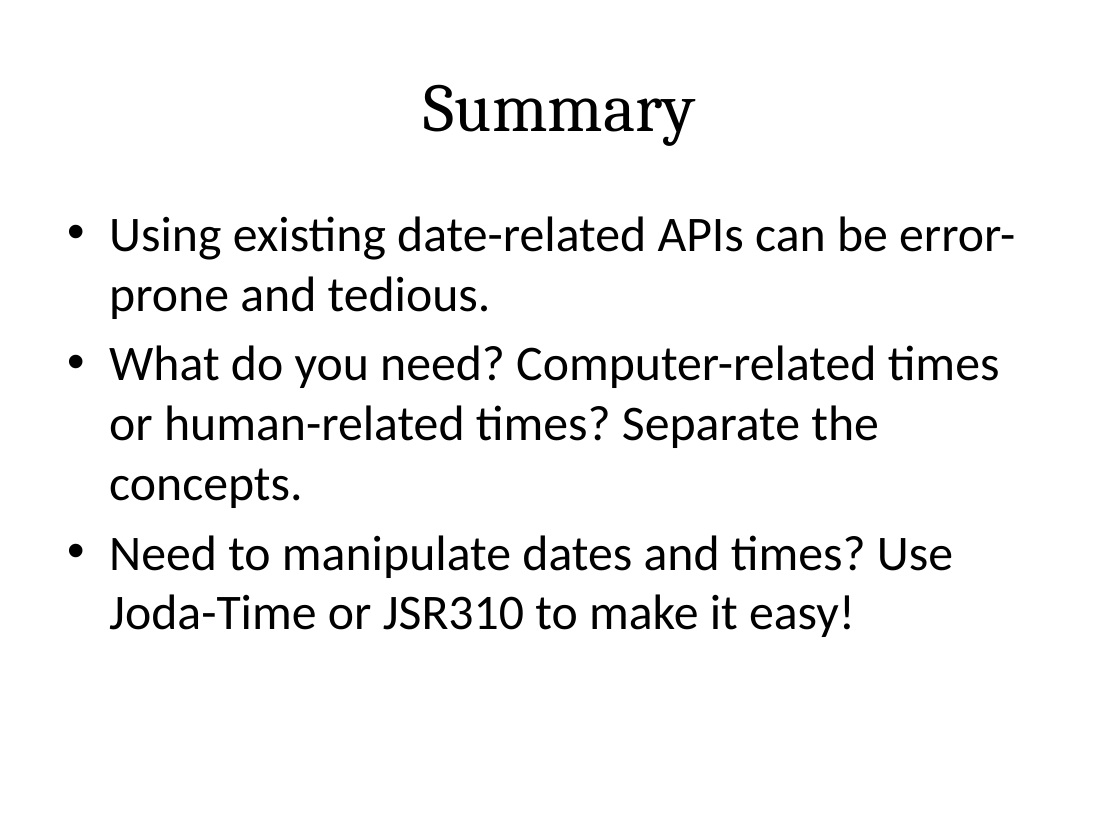
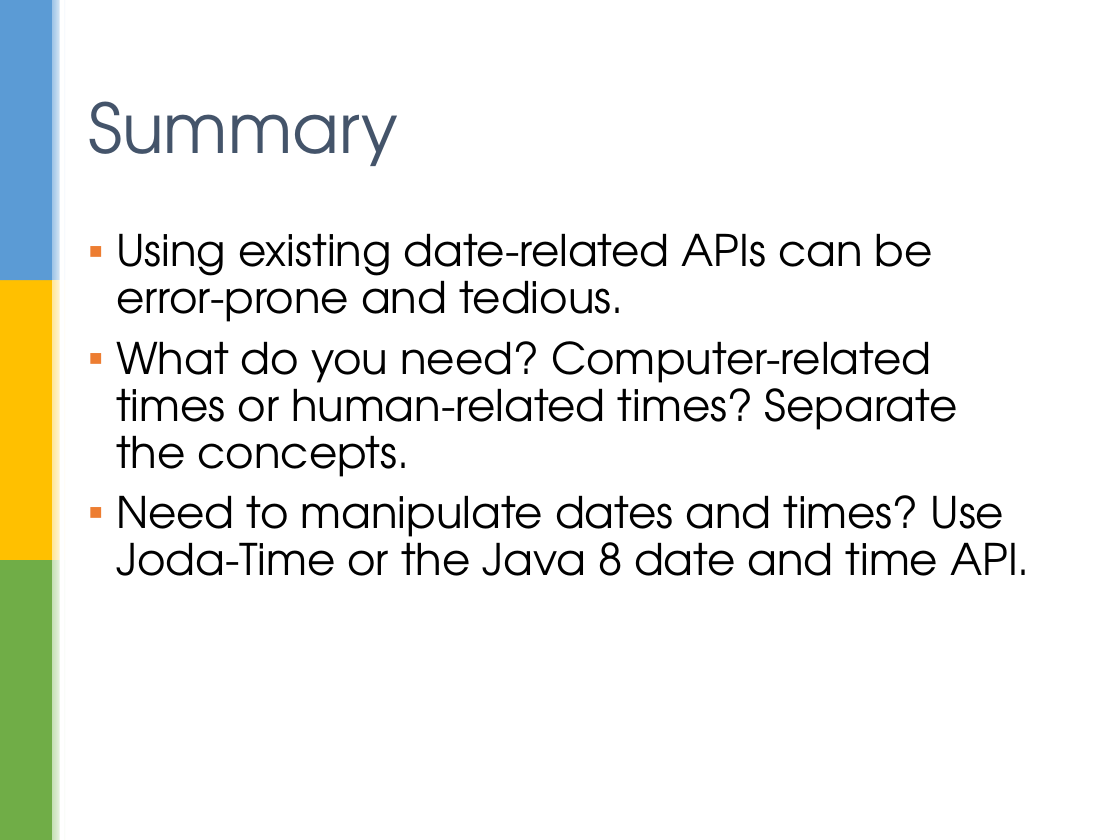
Before and after one commit to sualeh/make-a-date, a slide deck: slide 39 of Java 8 Date and Time API.pptx. Drawn at 1120x840 pixels with LibreOffice and Linux fonts; fonts in the diff are those of the drawing; background and template pictures are left out. Boxes give left, top, right and bottom in pixels: in the first picture for what was removed or moved away, otherwise in the second. Text is boxed around its words. In the diff, an @@ line names an element or a change of style, - is before the commit and + after.

```diff
--- a/Java 8 Date and Time API.pptx
+++ b/Java 8 Date and Time API.pptx
@@ group added at <box>0,0,66,840</box>: 7 rectangles @@
@@ title "Summary": place and size @@
-title "Summary" at <box>424,84,696,146</box>
+title "Summary" at <box>88,101,398,166</box>
@@ title "Summary" at <box>88,101,398,166</box>: font Cambria to TeX Gyre Adventor, text colour #000000 to #44546A; alignment centre to left @@
@@ text "Using existing date-related APIs can ...": place and size @@
-text "Using existing date-related APIs can ..." at <box>109,216,1015,637</box>
+text "Using existing date-related APIs can ..." at <box>116,233,1030,576</box>
@@ text at <box>116,233,958,477</box>: size 32 to 28 pt, font Calibri to TeX Gyre Adventor in "Using existing date-related APIs can be error-prone ...", "What do you need? Computer-related times or ..."; bullet • to ▪; line spacing 1 to 0.9; more space between paragraphs @@
@@ text at <box>116,495,1030,576</box>: text changed; size 32 to 28 pt; font Calibri to TeX Gyre Adventor @@
-• Need to manipulate dates and times? Use Joda-Time or JSR310 to make it easy!
+▪ Need to manipulate dates and times? Use Joda-Time or the Java 8 date and time API.
```
Also in this commit, not shown: 41 other slides changed.
